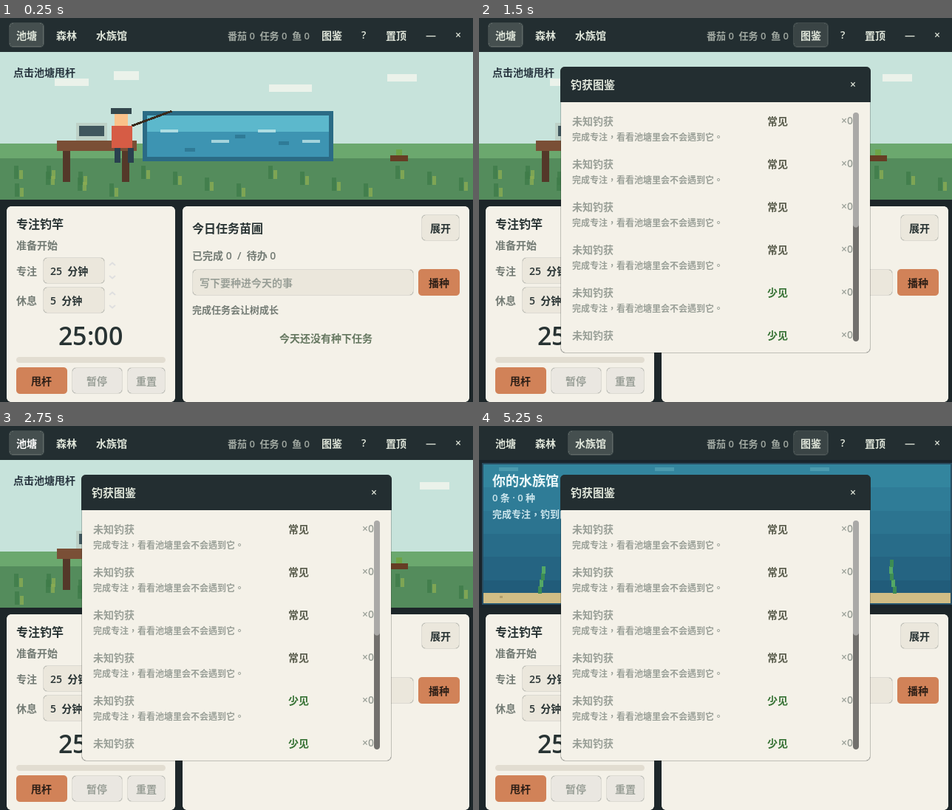
Above: before the commit, frames 1-4 (two rows, left to right).
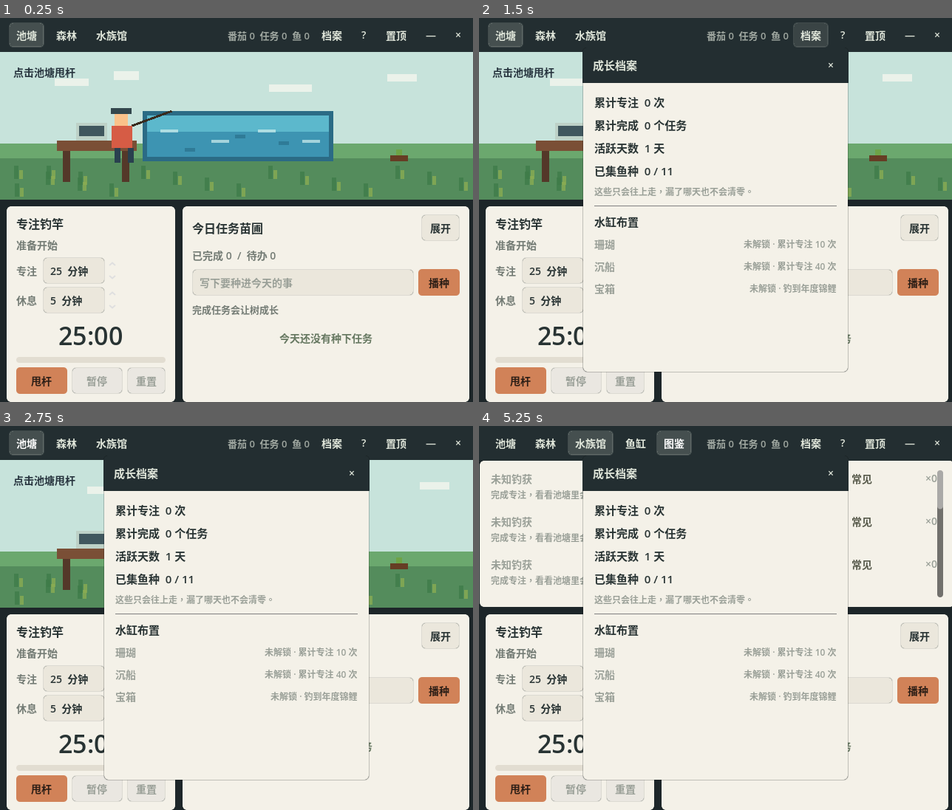
Above: after the commit, the same moments.

Repository: Mr-Salticidae/desk-pond
Game: Godot game, scene res://scenes/Main.tscn
Same seed, same stepped clock (60 frames per second), same inputs: the game is played once before the commit and once after it.
Inputs (mouse positions are in pixels of both pictures, inside the frame that each line leads up to):
- Up to frame 1 (0.25 s): no input
- Up to frame 2 (1.5 s): click (810, 33) at 0.5 s, where only the run before the commit has a clickable "图鉴"; click (810, 33) at 1.25 s, where only the run after the commit has a clickable "档案"
- Up to frame 3 (2.75 s): click "池塘" at 2 s
- Up to frame 4 (5.25 s): click "森林" at 2.75 s; click "水族馆" at 3.5 s; click (635, 441) at 4.25 s, where only the run after the commit has a clickable "鱼缸"; click "图鉴" at 5 s

The runs differ from the first frame. In frame 1, less than 0.1% of the frame differs, in the area x 67-73%, y 3-6%; in frame 2, 15%; in frame 3, 15%; in frame 4, 27%, in the area x 0-100%, y 1-93%.

Commit message:
水族馆第三期：成长账本 + 水缸布置 + 图鉴并入缸内
成长档案（顶栏「档案」弹窗）：展示只增不减的累计专注次数、累计完成
任务数、活跃天数（计数非连胜，漏天不清零）、已集鱼种进度；图鉴每条
已钓获的鱼显示首次钓获日。新增存档字段 total_tasks_completed /
active_days / first_caught。

水缸布置：装饰（珊瑚/沉船/宝箱）按里程碑解锁后入缸，可在「档案」里
显示/隐藏与换位（左/中/右槽位），存进 aquarium_decor。

图鉴并入：移除顶栏「图鉴」按钮，改为水族馆房间内「鱼缸/图鉴」子标签。

旧档经 _merge_defaults 自动补齐新字段，无破坏性。

Co-Authored-By: Claude Opus 4.8 <noreply@anthropic.com>

Diff:
--- a/scripts/aquarium_view.gd
+++ b/scripts/aquarium_view.gd
@@ -37,6 +37,16 @@
 	"slacking_legend": [Color(0.95, 0.80, 0.30), Color(0.80, 0.62, 0.18)],
 }
 
+# 里程碑解锁的装饰：达标后入缸，玩家可在「档案」里开关 / 换位。
+# unlock_type: total_sessions(累计专注次数) / fish(钓到某条鱼)
+const DECOR := [
+	{"id": "coral", "name": "珊瑚", "unlock_type": "total_sessions", "unlock_value": 10, "unlock_label": "累计专注 10 次"},
+	{"id": "shipwreck", "name": "沉船", "unlock_type": "total_sessions", "unlock_value": 40, "unlock_label": "累计专注 40 次"},
+	{"id": "chest", "name": "宝箱", "unlock_type": "fish", "unlock_value": "annual_koi", "unlock_label": "钓到年度锦鲤"},
+]
+# 装饰槽位（缸底，0/1/2 = 左/中/右）
+const DECOR_SLOTS := [0.20, 0.50, 0.80]
+
 var title_label: Label
 var count_label: Label
 var hint_label: Label
@@ -47,6 +57,7 @@
 var fish_list: Array = []   # 已展开到实例级：[{id, depth} ...]，最多 MAX_FISH
 var total_fish := 0
 var distinct := 0
+var active_decor: Array = []   # 当前已解锁且开启的装饰：[{id, slot} ...]
 
 func _ready() -> void:
 	mouse_filter = Control.MOUSE_FILTER_IGNORE
@@ -89,7 +100,17 @@
 	add_child(l)
 	return l
 
-func update_tank(fishing_manager: FishingManager) -> void:
+# 某装饰是否已按里程碑解锁；main 也用它来渲染「布置」界面。
+static func decor_unlocked(decor: Dictionary, stats: Dictionary) -> bool:
+	match String(decor.get("unlock_type", "")):
+		"total_sessions":
+			return int(stats.get("total_sessions", 0)) >= int(decor.get("unlock_value", 0))
+		"fish":
+			var fc: Dictionary = stats.get("fish_counts", {})
+			return int(fc.get(String(decor.get("unlock_value", "")), 0)) > 0
+	return false
+
+func update_tank(fishing_manager: FishingManager, ctx: Dictionary = {}) -> void:
 	var counts := fishing_manager.get_fish_count()
 	var data := fishing_manager.get_fish_data()
 	total_fish = 0
@@ -121,6 +142,18 @@
 		fish_list[i]["depth"] = _hash(i * 2 + 3)
 	fish_list.sort_custom(func(a, b): return float(a["depth"]) < float(b["depth"]))
 
+	# 装饰：解锁且开启的才入缸
+	var stats := {"total_sessions": int(ctx.get("total_sessions", 0)), "fish_counts": counts}
+	var prefs: Dictionary = ctx.get("decor", {})
+	active_decor = []
+	for decor in DECOR:
+		if not decor_unlocked(decor, stats):
+			continue
+		var pref: Dictionary = prefs.get(String(decor["id"]), {})
+		if not bool(pref.get("on", true)):
+			continue
+		active_decor.append({"id": String(decor["id"]), "slot": int(pref.get("slot", 0))})
+
 	_refresh_labels()
 	queue_redraw()
 
@@ -144,6 +177,7 @@
 	var phase := tank_frame / LOOP * TAU
 	_draw_tank(phase)
 	_draw_plants(phase)
+	_draw_decor()
 	_draw_fish_all(phase)
 	_draw_bubbles()
 
@@ -289,6 +323,49 @@
 	_px(c.x - 1.5 * s, c.y - bh * 0.5 - 6.0 * s, 3.0 * s, 2.0 * s, cork)     # 瓶塞
 	_px(c.x - bw * 0.35, c.y - 1.0 * s, bw * 0.7, 3.0 * s, Color(0.93, 0.90, 0.80))  # 标签
 
+func _draw_decor() -> void:
+	if active_decor.is_empty():
+		return
+	var water := _water_rect()
+	var base_y := water.position.y + water.size.y - 13.0   # 落在沙面上
+	for d in active_decor:
+		var slot := clampi(int(d["slot"]), 0, DECOR_SLOTS.size() - 1)
+		var bx: float = water.position.x + water.size.x * float(DECOR_SLOTS[slot])
+		match String(d["id"]):
+			"coral":
+				_draw_coral(Vector2(bx, base_y))
+			"shipwreck":
+				_draw_shipwreck(Vector2(bx, base_y))
+			"chest":
+				_draw_chest(Vector2(bx, base_y))
+
+func _draw_coral(base: Vector2) -> void:
+	var c1 := Color(0.86, 0.42, 0.46)
+	var c2 := Color(0.93, 0.60, 0.50)
+	_px(base.x - 3.0, base.y - 18.0, 6, 18, c1)         # 主干
+	_px(base.x - 10.0, base.y - 14.0, 5, 12, c2)        # 左枝
+	_px(base.x + 6.0, base.y - 16.0, 5, 14, c2)         # 右枝
+	_px(base.x - 11.0, base.y - 20.0, 5, 7, c1)         # 左枝顶
+	_px(base.x + 7.0, base.y - 23.0, 5, 8, c1)          # 右枝顶
+
+func _draw_shipwreck(base: Vector2) -> void:
+	var hull := Color(0.42, 0.30, 0.22)
+	var hull_dark := Color(0.32, 0.22, 0.16)
+	var mast := Color(0.50, 0.38, 0.26)
+	_px(base.x - 22.0, base.y - 12.0, 44, 12, hull)     # 船身
+	_px(base.x - 22.0, base.y - 4.0, 44, 4, hull_dark)  # 船底阴影
+	_px(base.x - 6.0, base.y - 30.0, 4, 20, mast)       # 断桅（微倾）
+	_px(base.x - 14.0, base.y - 16.0, 6, 5, hull_dark)  # 破洞
+
+func _draw_chest(base: Vector2) -> void:
+	var wood := Color(0.55, 0.38, 0.22)
+	var lid := Color(0.46, 0.31, 0.18)
+	var gold := Color(0.95, 0.80, 0.30)
+	_px(base.x - 9.0, base.y - 11.0, 18, 11, wood)      # 箱体
+	_px(base.x - 9.0, base.y - 16.0, 18, 5, lid)        # 箱盖
+	_px(base.x - 2.0, base.y - 13.0, 4, 5, gold)        # 锁扣
+	_px(base.x - 9.0, base.y - 8.0, 18, 2, lid)         # 箱箍
+
 func _px(x: float, y: float, w: float, h: float, color: Color) -> void:
 	draw_rect(Rect2(Vector2(x, y).round(), Vector2(maxf(w, 1.0), maxf(h, 1.0)).round()), color)
 
--- a/scripts/main.gd
+++ b/scripts/main.gd
@@ -18,15 +18,20 @@
 var reward_popup: RewardPopup
 var stats_label: Label
 var always_on_top_button: Button
-var collection_window: Window
+var catalog_view: Control
 var collection_list: VBoxContainer
 var help_window: Window
+var ledger_window: Window
+var ledger_body: VBoxContainer
 
 var scene_area: Control
 var forest_view: ForestView
 var aquarium_view: AquariumView
 var current_room := "pond"
 var room_tabs: Dictionary = {}
+var aqua_subtab_bar: HBoxContainer
+var aqua_subtabs: Dictionary = {}
+var aquarium_submode := "tank"
 
 var _dragging_window: bool = false
 var _drag_anchor: Vector2i = Vector2i.ZERO
@@ -75,6 +80,16 @@
 	_make_room_tab("森林", "forest", room_group, top_bar)
 	_make_room_tab("水族馆", "aquarium", room_group, top_bar)
 
+	# 水族馆内的子标签：鱼缸 / 图鉴（仅在水族馆房间显示）
+	aqua_subtab_bar = HBoxContainer.new()
+	aqua_subtab_bar.add_theme_constant_override("separation", 4)
+	aqua_subtab_bar.visible = false
+	top_bar.add_child(aqua_subtab_bar)
+	var sub_group := ButtonGroup.new()
+	_make_aqua_subtab("鱼缸", "tank", sub_group, aqua_subtab_bar)
+	_make_aqua_subtab("图鉴", "catalog", sub_group, aqua_subtab_bar)
+	aqua_subtabs["tank"].set_pressed_no_signal(true)
+
 	var spacer := Control.new()
 	spacer.mouse_filter = Control.MOUSE_FILTER_IGNORE
 	spacer.size_flags_horizontal = Control.SIZE_EXPAND_FILL
@@ -86,13 +101,13 @@
 	stats_label.add_theme_color_override("font_color", Color(0.878, 0.902, 0.855, 0.66))
 	top_bar.add_child(stats_label)
 
-	var collection_button := Button.new()
-	collection_button.text = "图鉴"
-	collection_button.focus_mode = Control.FOCUS_NONE
-	collection_button.tooltip_text = "查看钓获收藏"
-	UITheme.style_chrome(collection_button)
-	collection_button.pressed.connect(_open_collection_window)
-	top_bar.add_child(collection_button)
+	var ledger_button := Button.new()
+	ledger_button.text = "档案"
+	ledger_button.focus_mode = Control.FOCUS_NONE
+	ledger_button.tooltip_text = "查看成长档案与水缸布置"
+	UITheme.style_chrome(ledger_button)
+	ledger_button.pressed.connect(_open_ledger_window)
+	top_bar.add_child(ledger_button)
 
 	var help_button := Button.new()
 	help_button.text = "?"
@@ -149,6 +164,8 @@
 	aquarium_view.visible = false
 	scene_area.add_child(aquarium_view)
 
+	_build_catalog_view()
+
 	var bottom_margin := MarginContainer.new()
 	bottom_margin.custom_minimum_size = Vector2(0, 280)
 	bottom_margin.size_flags_vertical = Control.SIZE_EXPAND_FILL
@@ -175,8 +192,8 @@
 
 	reward_popup = RewardPopup.new()
 	add_child(reward_popup)
-	_build_collection_window()
 	_build_help_window()
+	_build_ledger_window()
 
 	room_tabs["pond"].set_pressed_no_signal(true)
 	_switch_room("pond")
@@ -209,17 +226,26 @@
 		"total_sessions": int(save_data["total_focus_sessions"])
 	})
 	save_data["fish_count"] = fishing_manager.get_fish_count()
+	_record_first_caught(String(fish.get("id", "")))
 	pixel_world.play_focus_feedback()
 	reward_popup.show_reward(fish)
 	_render_collection()
-	if aquarium_view:
-		aquarium_view.update_tank(fishing_manager)
-	_save_now()
+	_refresh_aquarium()
+	_save_now()
+
+func _record_first_caught(fish_id: String) -> void:
+	if fish_id == "":
+		return
+	var first: Dictionary = save_data.get("first_caught", {})
+	if not first.has(fish_id):
+		first[fish_id] = save_manager.current_datetime().substr(0, 10)
+		save_data["first_caught"] = first
 
 func _on_task_completed(_task: Dictionary) -> void:
 	tree_manager.add_growth_point(1)
 	save_data["tree_growth_points"] = tree_manager.growth_points
 	save_data["tree_stage"] = tree_manager.pond_tree_stage()
+	save_data["total_tasks_completed"] = int(save_data.get("total_tasks_completed", 0)) + 1
 	_save_now()
 
 func _on_tasks_changed(tasks: Array) -> void:
@@ -251,6 +277,21 @@
 	room_tabs[room_id] = tab
 	return tab
 
+func _make_aqua_subtab(text: String, mode: String, group: ButtonGroup, parent: Control) -> Button:
+	var tab := Button.new()
+	tab.text = text
+	tab.toggle_mode = true
+	tab.button_group = group
+	tab.focus_mode = Control.FOCUS_NONE
+	UITheme.style_chrome(tab)
+	tab.toggled.connect(func(on: bool):
+		if on:
+			_set_aqua_submode(mode)
+	)
+	parent.add_child(tab)
+	aqua_subtabs[mode] = tab
+	return tab
+
 func _switch_room(room: String) -> void:
 	current_room = room
 	if pixel_world:
@@ -259,10 +300,36 @@
 		forest_view.visible = room == "forest"
 		if room == "forest":
 			forest_view.update_forest(tree_manager)
+	var in_aqua := room == "aquarium"
+	if aqua_subtab_bar:
+		aqua_subtab_bar.visible = in_aqua
+	if in_aqua:
+		_set_aqua_submode(aquarium_submode)
+	else:
+		if aquarium_view:
+			aquarium_view.visible = false
+		if catalog_view:
+			catalog_view.visible = false
+
+func _set_aqua_submode(mode: String) -> void:
+	aquarium_submode = mode
+	var show_tank := mode == "tank"
 	if aquarium_view:
-		aquarium_view.visible = room == "aquarium"
-		if room == "aquarium":
-			aquarium_view.update_tank(fishing_manager)
+		aquarium_view.visible = show_tank
+		if show_tank:
+			_refresh_aquarium()
+	if catalog_view:
+		catalog_view.visible = not show_tank
+		if not show_tank:
+			_render_collection()
+
+func _refresh_aquarium() -> void:
+	if aquarium_view == null:
+		return
+	aquarium_view.update_tank(fishing_manager, {
+		"total_sessions": int(save_data.get("total_focus_sessions", 0)),
+		"decor": save_data.get("aquarium_decor", {})
+	})
 
 func _on_timer_state_changed(state: String) -> void:
 	if pixel_world:
@@ -310,25 +377,29 @@
 	_save_now()
 	get_tree().quit()
 
-func _open_collection_window() -> void:
-	if collection_window == null:
-		_build_collection_window()
-	_render_collection()
-	collection_window.popup_centered()
-
-func _build_collection_window() -> void:
-	if collection_window != null:
-		return
-	var card := UICard.new()
-	card.configure("钓获图鉴", Vector2i(420, 388))
-	add_child(card)
-	collection_window = card
+# 图鉴已并入水族馆：作为缸内「图鉴」子标签的内容，铺在场景区里。
+func _build_catalog_view() -> void:
+	if catalog_view != null:
+		return
+	var panel := PanelContainer.new()
+	panel.set_anchors_and_offsets_preset(Control.PRESET_FULL_RECT)
+	panel.add_theme_stylebox_override("panel", UITheme.card_style())
+	panel.visible = false
+	scene_area.add_child(panel)
+	catalog_view = panel
+
+	var margin := MarginContainer.new()
+	margin.add_theme_constant_override("margin_left", 16)
+	margin.add_theme_constant_override("margin_right", 16)
+	margin.add_theme_constant_override("margin_top", 14)
+	margin.add_theme_constant_override("margin_bottom", 14)
+	panel.add_child(margin)
 
 	var scroll := ScrollContainer.new()
 	scroll.size_flags_horizontal = Control.SIZE_EXPAND_FILL
 	scroll.size_flags_vertical = Control.SIZE_EXPAND_FILL
 	scroll.horizontal_scroll_mode = ScrollContainer.SCROLL_MODE_DISABLED
-	card.body.add_child(scroll)
+	margin.add_child(scroll)
 
 	collection_list = VBoxContainer.new()
 	collection_list.add_theme_constant_override("separation", 4)
@@ -358,9 +429,10 @@
 		"点击池塘水面，或按“甩杆”，开始一次专注。",
 		"专注和休息时间可以在左侧直接调整，开始后会锁定。",
 		"专注完成会自动钓获奖励，并进入休息倒计时。",
-		"写下今日任务，完成任务会让右侧的小树成长。",
+		"写下今日任务，完成任务会让森林里多长一棵树。",
 		"任务多时点“展开”，打开完整代办清单。",
-		"点“图鉴”查看钓到过的鱼和收集进度。"
+		"切到“水族馆”，钓到的鱼会在缸里游；点缸内“图鉴”看收集进度。",
+		"点“档案”查看累计成长，并布置水缸里解锁的装饰。"
 	]
 	for tip in tips:
 		var label := Label.new()
@@ -368,6 +440,138 @@
 		label.autowrap_mode = TextServer.AUTOWRAP_WORD_SMART
 		label.add_theme_color_override("font_color", UITheme.INK_SOFT)
 		card.body.add_child(label)
+
+func _open_ledger_window() -> void:
+	if ledger_window == null:
+		_build_ledger_window()
+	_render_ledger()
+	ledger_window.popup_centered()
+
+func _build_ledger_window() -> void:
+	if ledger_window != null:
+		return
+	var card := UICard.new()
+	card.configure("成长档案", Vector2i(360, 440))
+	add_child(card)
+	ledger_window = card
+
+	var scroll := ScrollContainer.new()
+	scroll.size_flags_horizontal = Control.SIZE_EXPAND_FILL
+	scroll.size_flags_vertical = Control.SIZE_EXPAND_FILL
+	scroll.horizontal_scroll_mode = ScrollContainer.SCROLL_MODE_DISABLED
+	card.body.add_child(scroll)
+
+	ledger_body = VBoxContainer.new()
+	ledger_body.add_theme_constant_override("separation", 8)
+	ledger_body.size_flags_horizontal = Control.SIZE_EXPAND_FILL
+	scroll.add_child(ledger_body)
+
+func _render_ledger() -> void:
+	if ledger_body == null:
+		return
+	for child in ledger_body.get_children():
+		child.queue_free()
+
+	# —— 累计成长（只增不减）——
+	var caught_species := 0
+	for value in fishing_manager.get_fish_count().values():
+		if int(value) > 0:
+			caught_species += 1
+	var total_species := fishing_manager.get_fish_data().size()
+	var stat_lines := [
+		"累计专注  %d 次" % int(save_data.get("total_focus_sessions", 0)),
+		"累计完成  %d 个任务" % int(save_data.get("total_tasks_completed", 0)),
+		"活跃天数  %d 天" % int(save_data.get("active_days", 1)),
+		"已集鱼种  %d / %d" % [caught_species, total_species],
+	]
+	for line in stat_lines:
+		var label := Label.new()
+		label.text = line
+		label.add_theme_font_size_override("font_size", 15)
+		label.add_theme_color_override("font_color", UITheme.INK)
+		ledger_body.add_child(label)
+
+	var note := Label.new()
+	note.text = "这些只会往上走，漏了哪天也不会清零。"
+	note.autowrap_mode = TextServer.AUTOWRAP_WORD_SMART
+	note.add_theme_font_size_override("font_size", 12)
+	note.add_theme_color_override("font_color", UITheme.INK_FAINT)
+	ledger_body.add_child(note)
+
+	var sep := HSeparator.new()
+	ledger_body.add_child(sep)
+
+	# —— 水缸布置 ——
+	var decor_title := Label.new()
+	decor_title.text = "水缸布置"
+	decor_title.add_theme_font_size_override("font_size", 15)
+	decor_title.add_theme_color_override("font_color", UITheme.INK)
+	ledger_body.add_child(decor_title)
+
+	var stats := {
+		"total_sessions": int(save_data.get("total_focus_sessions", 0)),
+		"fish_counts": fishing_manager.get_fish_count()
+	}
+	var prefs: Dictionary = save_data.get("aquarium_decor", {})
+	for decor in AquariumView.DECOR:
+		var decor_id := String(decor["id"])
+		var unlocked := AquariumView.decor_unlocked(decor, stats)
+		var pref: Dictionary = prefs.get(decor_id, {})
+
+		var row := HBoxContainer.new()
+		row.add_theme_constant_override("separation", 8)
+		ledger_body.add_child(row)
+
+		var name_label := Label.new()
+		name_label.text = String(decor["name"])
+		name_label.size_flags_horizontal = Control.SIZE_EXPAND_FILL
+		name_label.add_theme_color_override("font_color", UITheme.INK if unlocked else UITheme.INK_FAINT)
+		row.add_child(name_label)
+
+		if not unlocked:
+			var lock_label := Label.new()
+			lock_label.text = "未解锁 · %s" % String(decor.get("unlock_label", ""))
+			lock_label.add_theme_font_size_override("font_size", 12)
+			lock_label.add_theme_color_override("font_color", UITheme.INK_FAINT)
+			row.add_child(lock_label)
+			continue
+
+		var on := bool(pref.get("on", true))
+		var toggle_button := Button.new()
+		toggle_button.text = "显示" if on else "隐藏"
+		toggle_button.focus_mode = Control.FOCUS_NONE
+		UITheme.style_chrome(toggle_button)
+		toggle_button.pressed.connect(_on_decor_toggle.bind(decor_id))
+		row.add_child(toggle_button)
+
+		var slot_button := Button.new()
+		slot_button.text = "换位"
+		slot_button.focus_mode = Control.FOCUS_NONE
+		slot_button.tooltip_text = "在左 / 中 / 右之间切换"
+		UITheme.style_chrome(slot_button)
+		slot_button.pressed.connect(_on_decor_move.bind(decor_id))
+		row.add_child(slot_button)
+
+func _decor_pref(decor_id: String) -> Dictionary:
+	var prefs: Dictionary = save_data.get("aquarium_decor", {})
+	var pref: Dictionary = prefs.get(decor_id, {"on": true, "slot": 0})
+	prefs[decor_id] = pref
+	save_data["aquarium_decor"] = prefs
+	return pref
+
+func _on_decor_toggle(decor_id: String) -> void:
+	var pref := _decor_pref(decor_id)
+	pref["on"] = not bool(pref.get("on", true))
+	_save_now()
+	_refresh_aquarium()
+	_render_ledger()
+
+func _on_decor_move(decor_id: String) -> void:
+	var pref := _decor_pref(decor_id)
+	pref["slot"] = (int(pref.get("slot", 0)) + 1) % AquariumView.DECOR_SLOTS.size()
+	_save_now()
+	_refresh_aquarium()
+	_render_ledger()
 
 func _render_collection() -> void:
 	if collection_list == null or fishing_manager == null:
@@ -413,6 +617,15 @@
 		description_label.add_theme_color_override("font_color", UITheme.INK_SOFT if count > 0 else UITheme.INK_FAINT)
 		row.add_child(description_label)
 
+		var first := String((save_data.get("first_caught", {}) as Dictionary).get(fish_id, ""))
+		if count > 0 and first != "":
+			var first_label := Label.new()
+			first_label.text = "首次钓获 %s" % first
+			first_label.add_theme_font_size_override("font_size", 11)
+			first_label.add_theme_color_override("font_color", UITheme.INK_FAINT)
+			row.add_child(first_label)
+			row.custom_minimum_size = Vector2(0, 68)
+
 func _rarity_name(rarity: String) -> String:
 	match rarity:
 		"uncommon":
--- a/scripts/save_manager.gd
+++ b/scripts/save_manager.gd
@@ -24,6 +24,14 @@
 		"pomodoro_completed": 0,
 		"total_focus_sessions": 0,
 		"tasks_completed": 0,
+		"total_tasks_completed": 0,
+		"active_days": 1,
+		"first_caught": {},
+		"aquarium_decor": {
+			"coral": {"on": true, "slot": 0},
+			"shipwreck": {"on": true, "slot": 1},
+			"chest": {"on": true, "slot": 2}
+		},
 		"tree_growth_points": 0,
 		"tree_stage": 0,
 		"tasks": [],
@@ -55,6 +63,8 @@
 		data["date"] = today
 		data["pomodoro_completed"] = 0
 		data["tasks_completed"] = 0
+		# 活跃天数：只增不减的计数（非连胜，漏天不清零）
+		data["active_days"] = int(data.get("active_days", 1)) + 1
 	return data
 
 func current_datetime() -> String:
Not shown, changed: docs/设计_森林与水族馆.md
